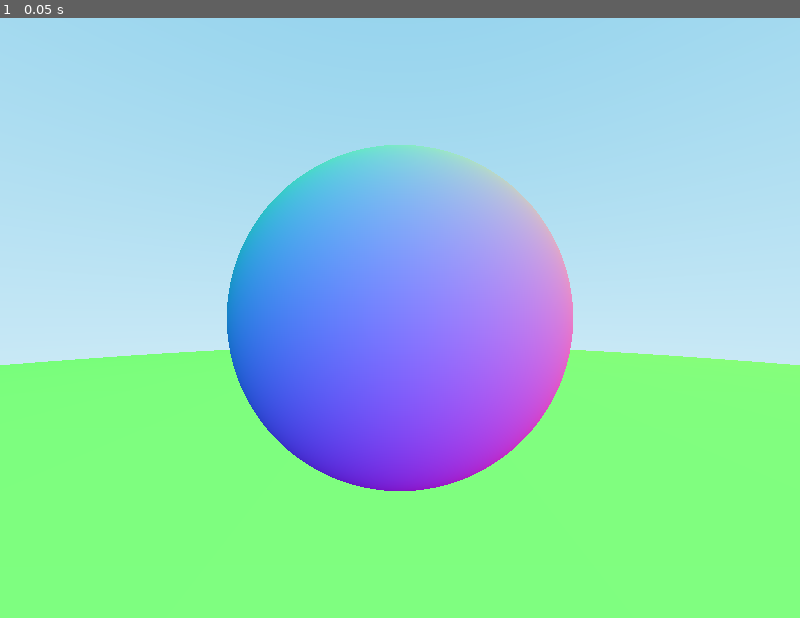
Above: before the commit, frame 1.
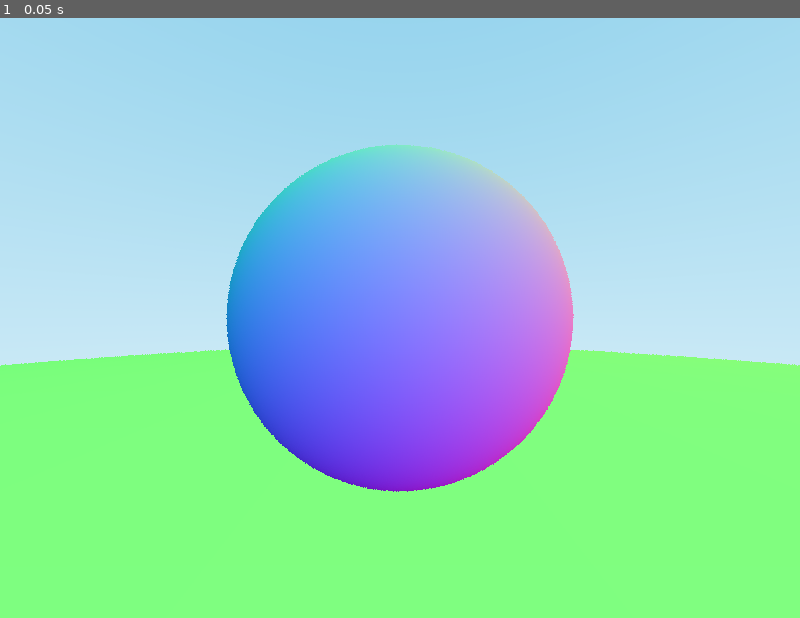
Above: after the commit, the same moment.

Repository: Felix2398/godot-ray-tracer
Game: Godot game, scene res://Scenes/main.tscn
Same seed, same stepped clock (60 frames per second), same inputs: the game is played once before the commit and once after it. The project has no main scene, so this scene is started directly.
Inputs:
- Up to frame 1 (0.05 s): no input

The runs differ from the first frame. In frame 1, less than 0.1% of the frame differs, in the area x 0-100%, y 21-79%.

Commit message:
add chapter 8

Diff:
--- a/Scripts/camera.gd
+++ b/Scripts/camera.gd
@@ -3,6 +3,9 @@
 
 var image_width = 800
 var image_height = 600
+
+var samples_per_pixel = 1
+var pixel_sample_scale: float
 
 var camera_center = Vector3(0, 0, 0)
 var focal_length = 1.0
@@ -14,6 +17,8 @@
 func initialize():
 	var viewport_height = 2.0
 	var viewport_width = viewport_height * (float(image_width) / image_height)
+
+	pixel_sample_scale = 1.0 / samples_per_pixel
 
 	# calculate viewport corners
 	var viewport_upper_right = Vector3(viewport_width, 0, 0)
@@ -37,11 +42,12 @@
 	image = Image.create(image_width, image_height, false, Image.FORMAT_RGB8)
 	for x in image_width:
 		for y in image_height:
-			var pixel_center = start_pixel + (x * delta_x) + (y * delta_y)
-			var ray_direction = pixel_center - camera_center
-			var ray = Ray.new(camera_center, ray_direction)
+			var pixel_color = Color(0, 0, 0)
+			for sample in range(samples_per_pixel):
+				var ray = get_ray(x, y)
+				pixel_color += ray_color(ray, world)
 
-			var color = ray_color(ray, world)
+			var color = pixel_sample_scale * pixel_color
 			image.set_pixel(x, y, color)
 
 	return image
@@ -55,3 +61,13 @@
 		var normalized_direction = ray.direction.normalized()
 		var a = 0.5 * (normalized_direction.y + 1.0)
 		return (1.0 - a) * Color.WHITE + a * Color.SKY_BLUE
+
+func get_ray(x: int, y: int) -> Ray:
+	var offset = sample_square()
+	var pixel_sample = start_pixel + ((x + offset.x) * delta_x) + ((y + offset.y) * delta_y)
+	var ray_origin = camera_center
+	var ray_direction = pixel_sample - camera_center
+	return Ray.new(ray_origin, ray_direction)
+
+func sample_square() -> Vector3:
+	return Vector3(randf() - 0.5, randf() - 0.5, 0)
